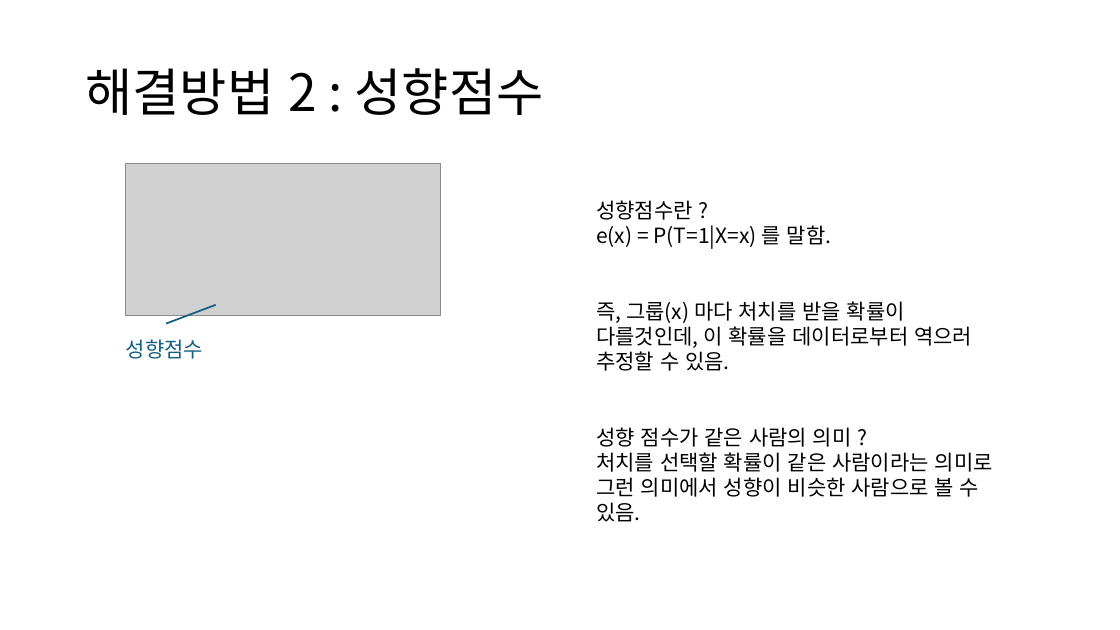
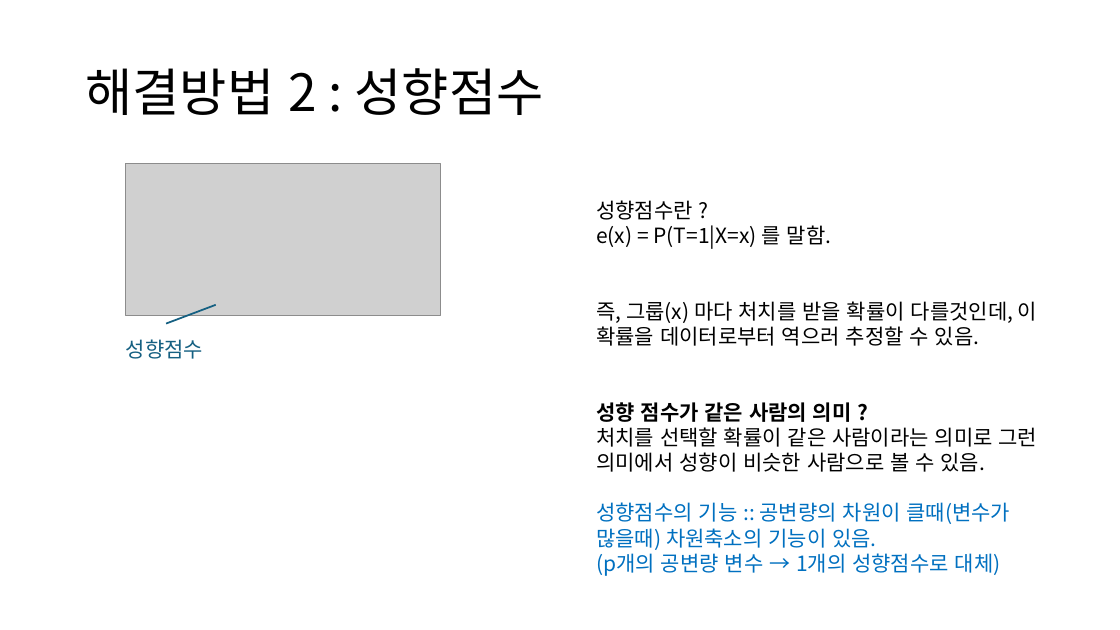
Before and after one commit to Minsoo1036/Causal_Inference_Study, a slide deck: slide 12 of causal_6week.pptx. Drawn at 1120x630 pixels with LibreOffice and Linux fonts; fonts in the diff are those of the drawing; grey boxes stand for pictures. Boxes give left, top, right and bottom in pixels: in the first picture for what was removed or moved away, otherwise in the second. Text is boxed around its words. In the diff, an @@ line names an element or a change of style, - is before the commit and + after.

```diff
--- a/causal_6week.pptx
+++ b/causal_6week.pptx
@@ text at bbox=[596, 402, 852, 422]: bold on in "성향 점수가 같은 사람의 의미 ?" @@
@@ text at bbox=[596, 502, 1011, 576]: paragraphs added @@
+성향점수의 기능 :: 공변량의 차원이 클때(변수가 많을때) 차원축소의 기능이 있음.
+(p개의 공변량 변수 → 1개의 성향점수로 대체)
```
